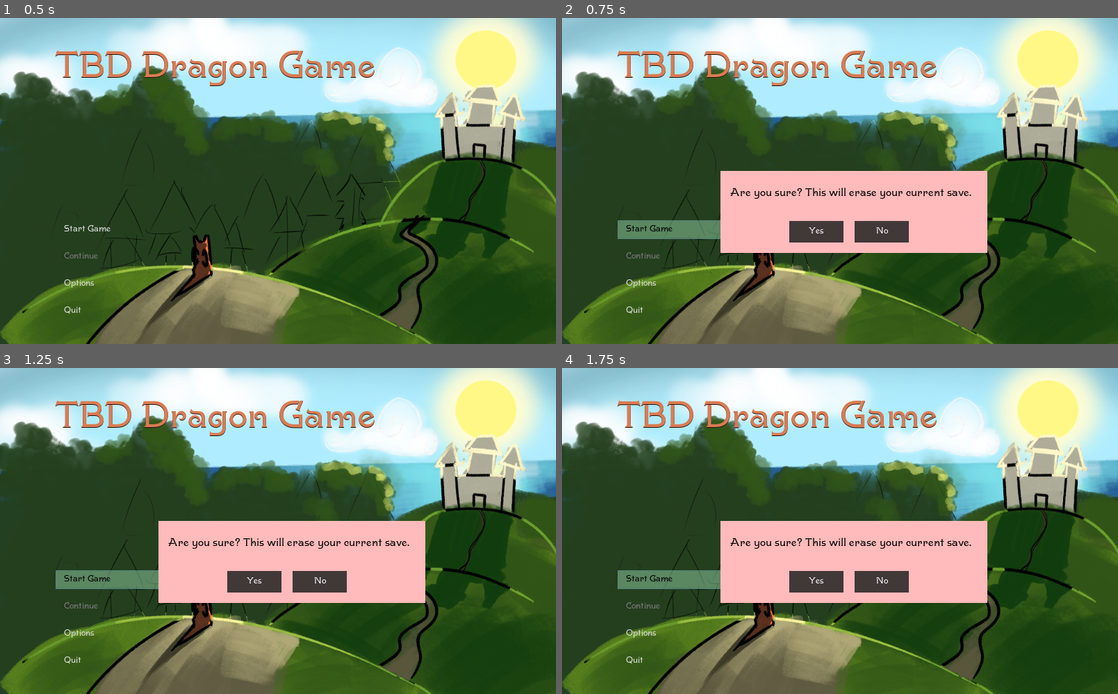
Above: before the commit, frames 1-4 (two rows, left to right).
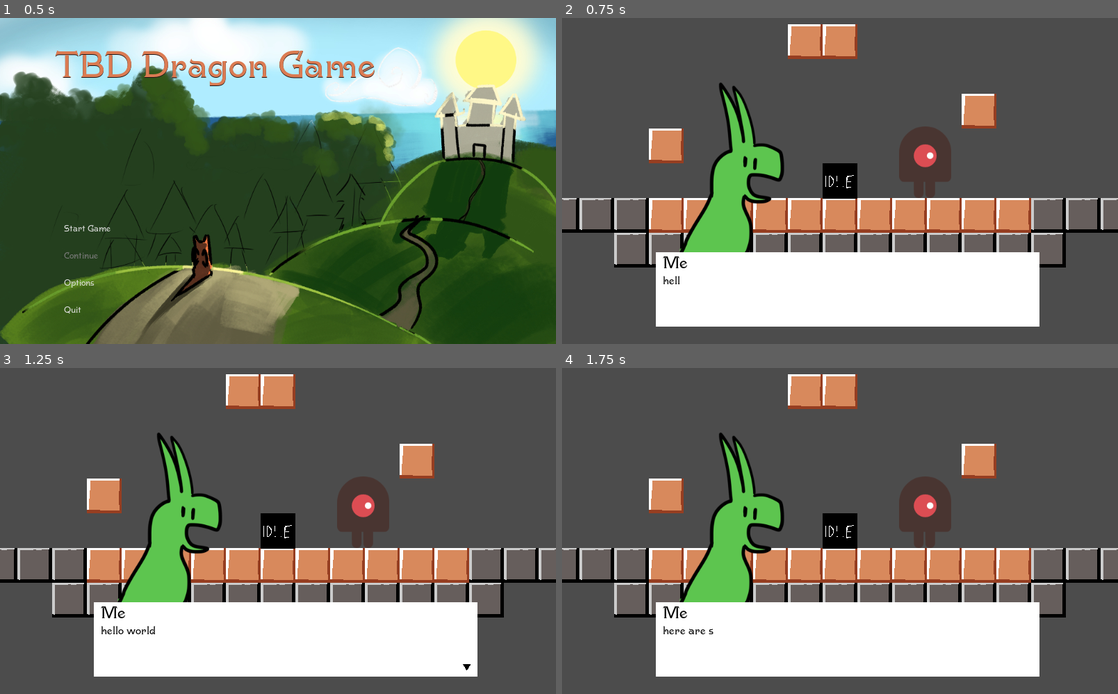
Above: after the commit, the same moments.

Repository: crawsoir/TBD-dragon-game
Game: Godot game, scene res://scenes/Main.tscn
Two runs of this game, one before a commit and one after it. Both use one fixed random seed, a clock stepped at 60 frames per second and the inputs below.
Inputs (mouse positions are in pixels of both pictures, inside the frame that each line leads up to):
- Up to frame 1 (0.5 s): no input
- Up to frame 2 (0.75 s): click "Start Game" at 0.5 s
- Up to frame 3 (1.25 s): no input
- Up to frame 4 (1.75 s): click (695, 579) at 1.25 s, where only the run before the commit has a clickable "Start Game"

Frame 1 is identical in both runs. In frame 2, 98% of the frame differs, in the area x 0-100%, y 0-100%; in frame 3, 98%; in frame 4, 98%.

Commit message:
Don't show confirmation box if no save exists

Diff:
--- a/TBD-dragon-game/gui/TitleScreen.gd
+++ b/TBD-dragon-game/gui/TitleScreen.gd
@@ -1,6 +1,7 @@
 extends CanvasLayer
 
 onready var continue_button = $StartMenuButtons/Continue
+var save_exists
 
 # Called when the node enters the scene tree for the first time.
 func _ready():
@@ -12,11 +13,15 @@
 	#$Title.show()
 
 	# if save does not exist, disable the continue button
-	if not Global.check_save_exists():
+	save_exists = Global.check_save_exists()
+	if not save_exists:
 		continue_button.disabled = true
 
 func _on_Start_pressed():
-	Global.goto_overlay(Global.CONFIRMATION_BOX)
+	if save_exists:
+		Global.goto_overlay(Global.CONFIRMATION_BOX)
+	else:
+		Global.goto_scene(Global.GAME_SCREEN)
 
 func _on_Continue_pressed():
 	Global.continue_game()
